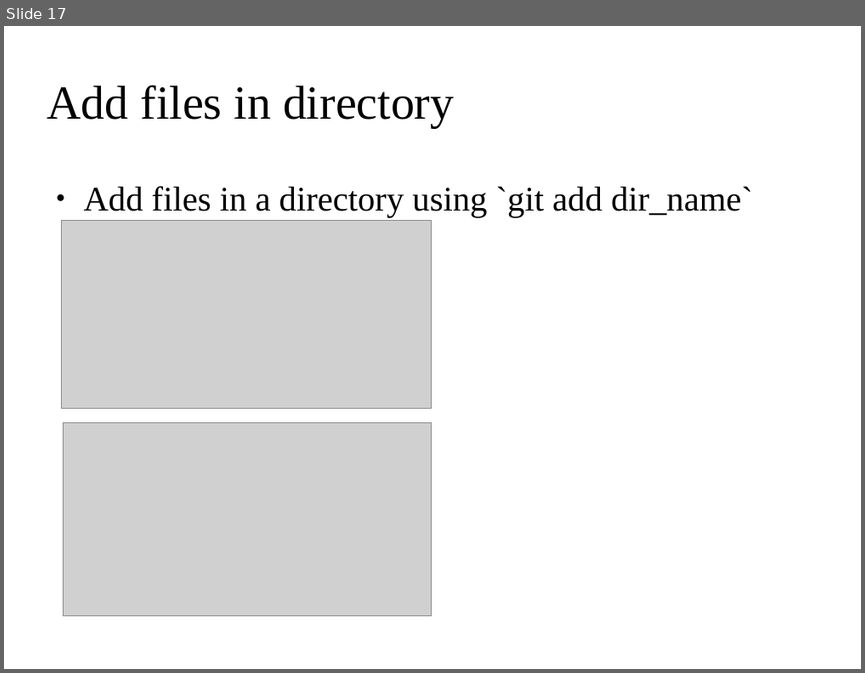
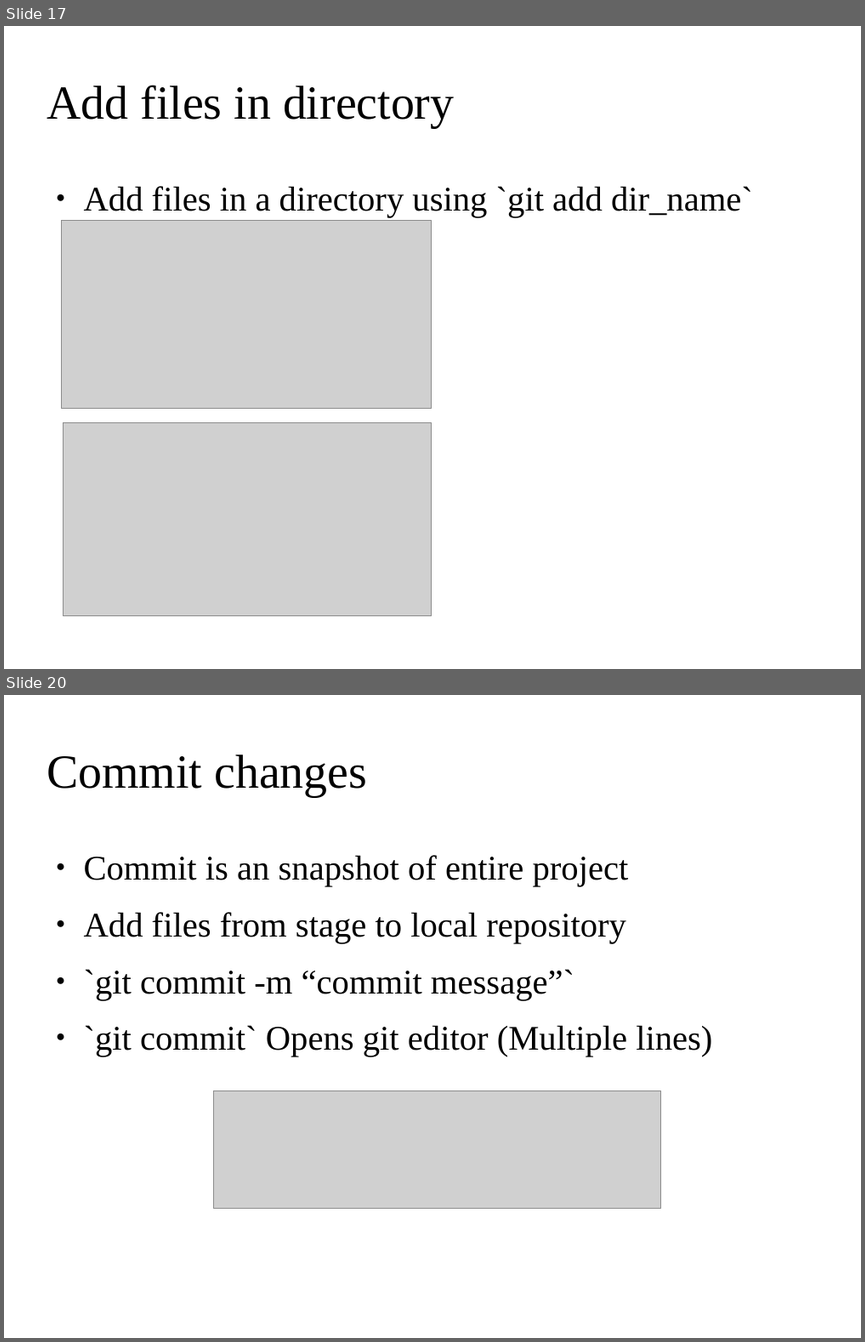
Before and after one commit to ehsansh84/git-tutorial, a slide deck: git.odp. Shown one above the other, each under a label of ours: slide 17 before the commit, slides 17 and 20 after it; the slides between them are not shown. The pictures are 865x673 and 865x1342 pixels, drawn with LibreOffice and Linux fonts; fonts in the diff are those of the drawing; grey boxes stand for pictures; background and template pictures are left out. Boxes give left, top, right and bottom in pixels: in the first picture for what was removed or moved away, otherwise in the second. Text is boxed around its words. In the diff, an @@ line names an element or a change of style, - is before the commit and + after.

Commit message:
30 slides

```diff
--- a/git.odp
+++ b/git.odp
@@ slide 20 added at (4, 695, 861, 1338), background picture (left out) @@
@@ title added at (46, 755, 367, 797), 44 pt, text #000000 @@
+Commit changes
@@ text added at (84, 855, 712, 1057), 32 pt, text #000000 @@
+● Commit is an snapshot of entire project
+● Add files from stage to local repository
+● `git commit -m “commit message”`
+● `git commit` Opens git editor (Multiple lines)
@@ picture added at (214, 1091, 661, 1208) @@
```
Also in this commit, not shown: 1 slide changed, 20 other slides added, 10 slides removed.
